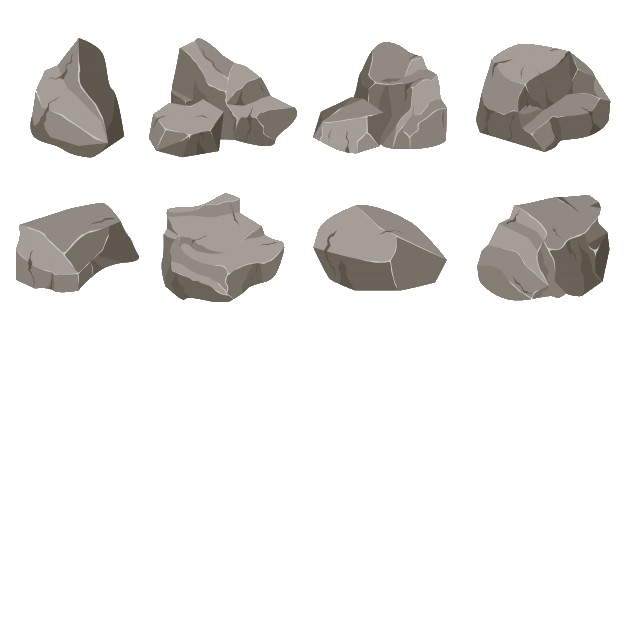
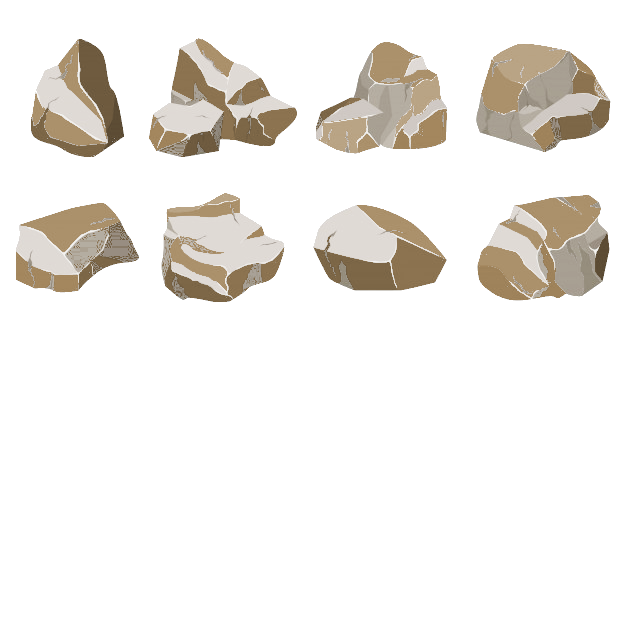
Comparing the layer stacks of the two 626 x 626 images. Changes:
added layer "8L" above "8" over left=477, top=195, right=610, bottom=301
showed "8", painted on it over left=477, top=195, right=610, bottom=301
added layer "7L" above "7" over left=313, top=205, right=447, bottom=291
showed "7", painted on it over left=313, top=205, right=447, bottom=291
added layer "6L" above "6" over left=161, top=193, right=285, bottom=302
showed "6", painted on it over left=161, top=193, right=285, bottom=302
added layer "5L" above "5" over left=16, top=203, right=139, bottom=293
showed "5", painted on it over left=16, top=203, right=139, bottom=293
added layer "4L" above "4" over left=476, top=44, right=611, bottom=152
showed "4", painted on it over left=476, top=44, right=611, bottom=152
added layer "3L" above "3" over left=316, top=42, right=447, bottom=154
showed "3", painted on it over left=313, top=42, right=447, bottom=154
added layer "2L" above "2" over left=149, top=39, right=297, bottom=157
showed "2", painted on it over left=149, top=38, right=297, bottom=158
added layer "1L" above "1" over left=31, top=39, right=124, bottom=157
showed "1", painted on it over left=30, top=38, right=124, bottom=158
hid "all", painted on it over left=16, top=38, right=611, bottom=302
